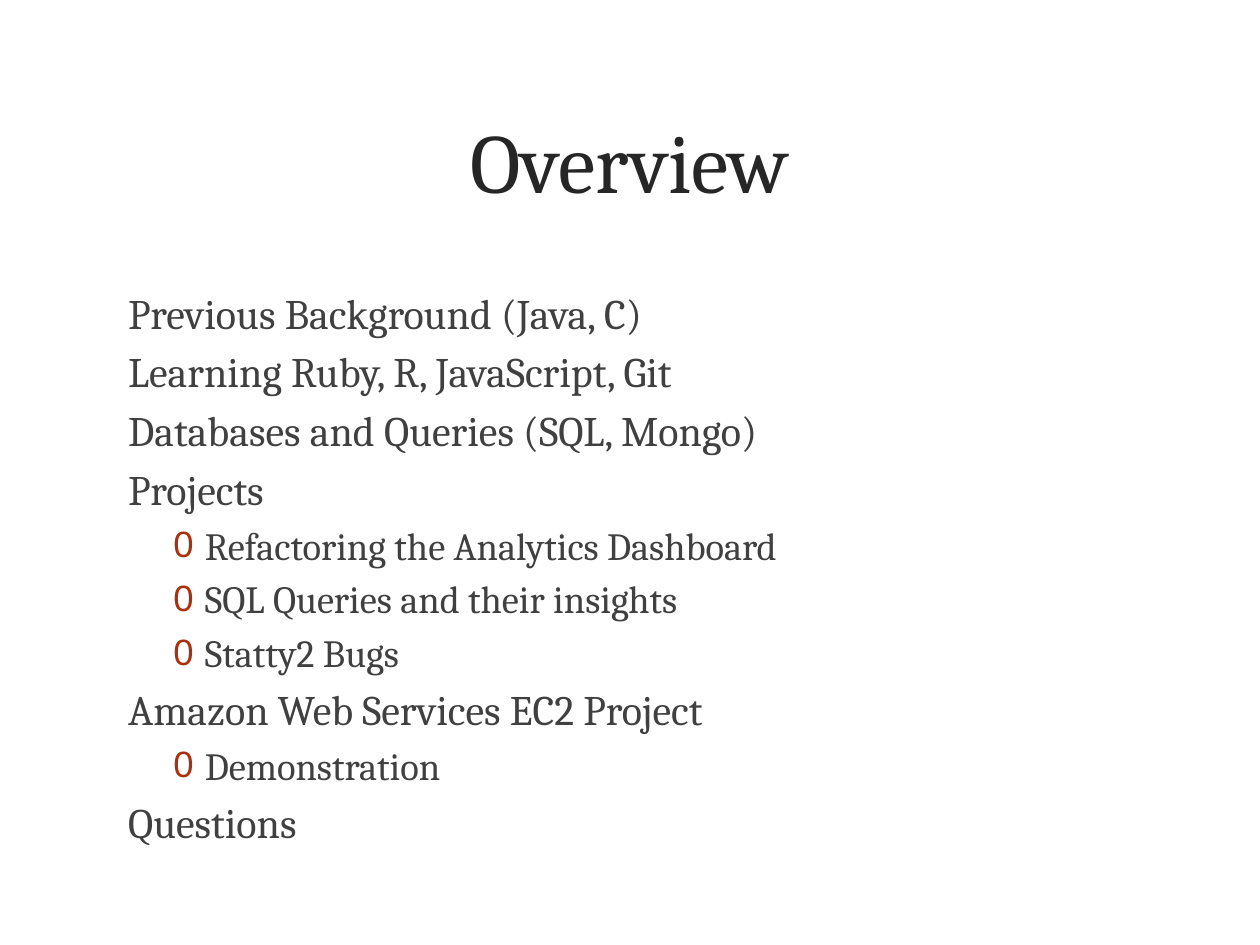
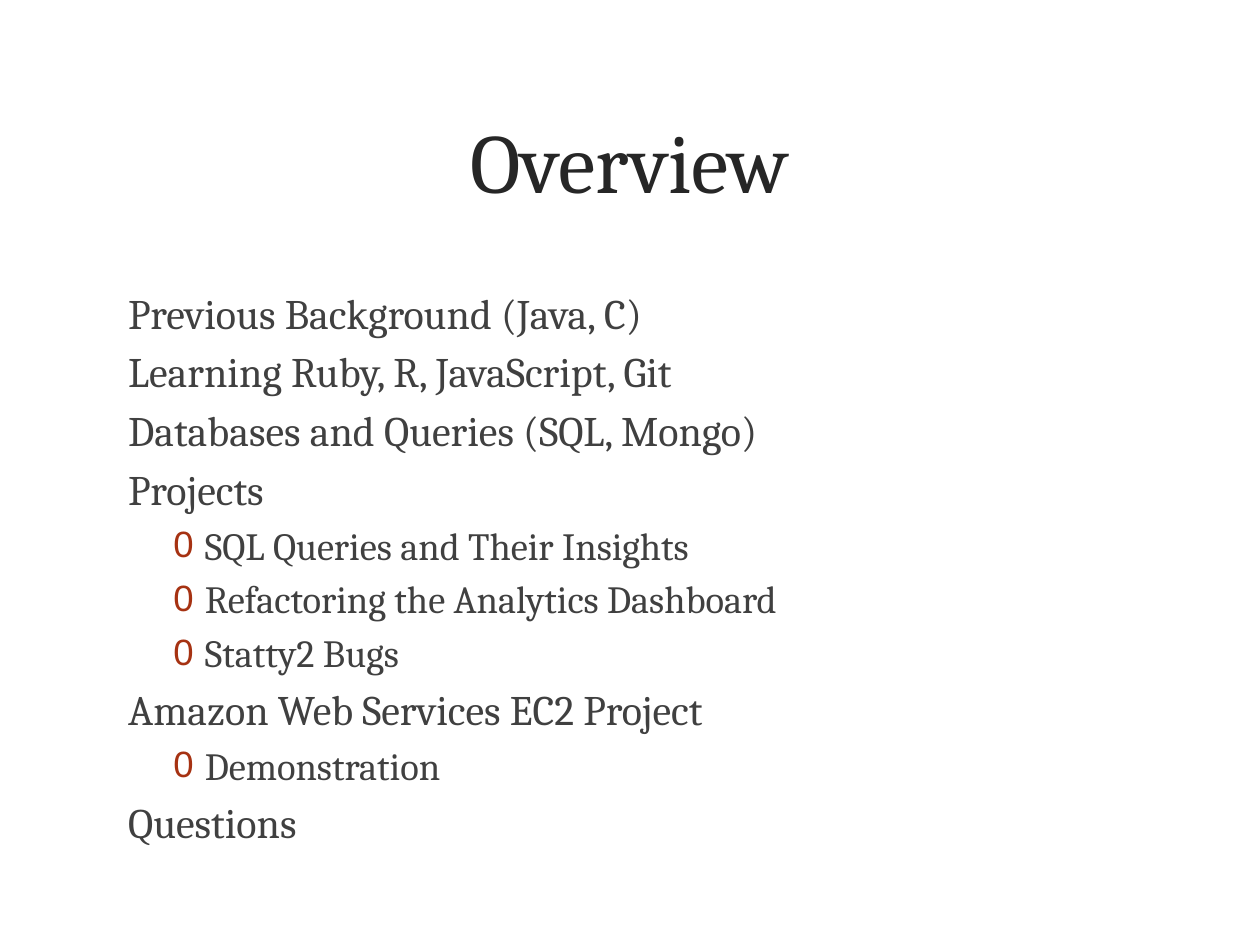
Before and after one commit to atultiwary/TechTalk, a slide deck: slide 2 of TechTalk.pptx. Drawn at 1260x945 pixels with LibreOffice and Linux fonts; fonts in the diff are those of the drawing; background and template pictures are left out. Boxes give left, top, right and bottom in pixels: in the first picture for what was removed or moved away, otherwise in the second. Text is boxed around its words. In the diff, an @@ line names an element or a change of style, - is before the commit and + after.

```diff
--- a/TechTalk.pptx
+++ b/TechTalk.pptx
@@ text at [205, 533, 689, 569]: paragraph added @@
+  0 SQL Queries and Their Insights
@@ text at [205, 586, 677, 622]: paragraph removed @@
-  0 SQL Queries and their insights
```
Also in this commit, not shown: 2 other slides changed.
